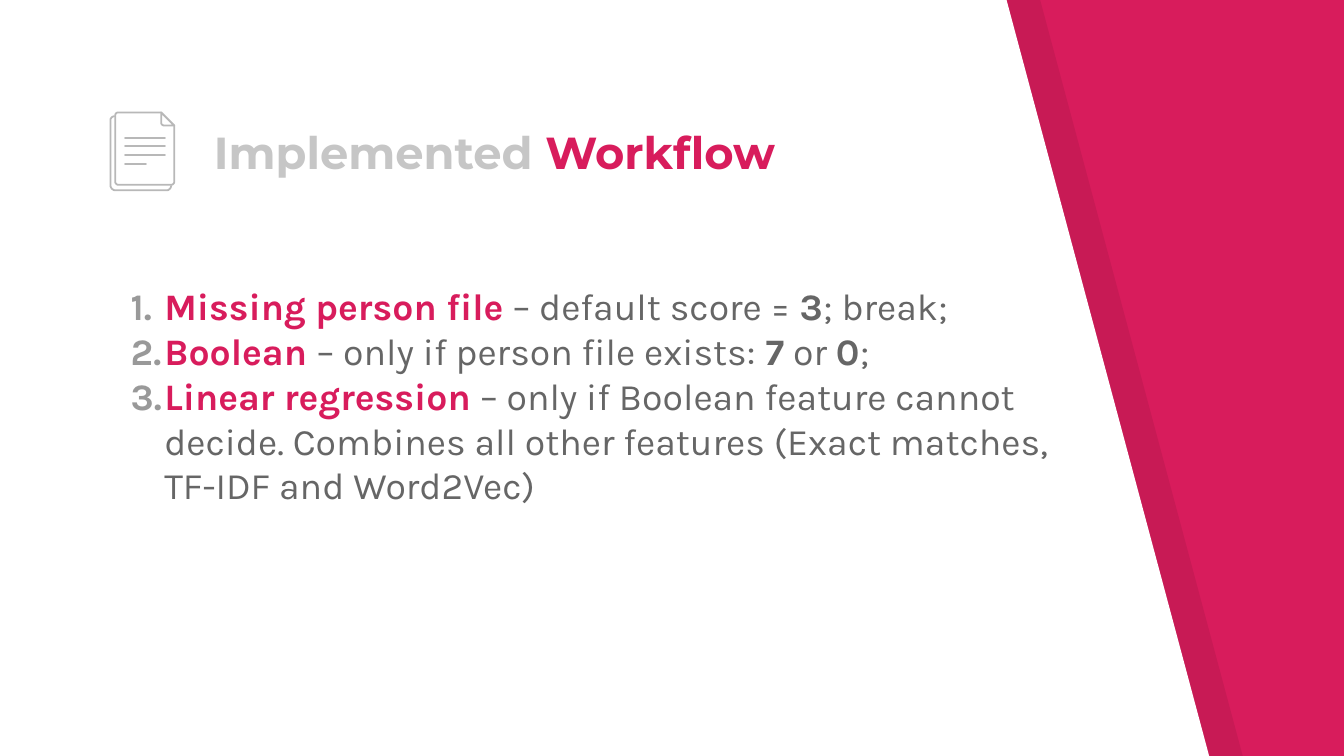
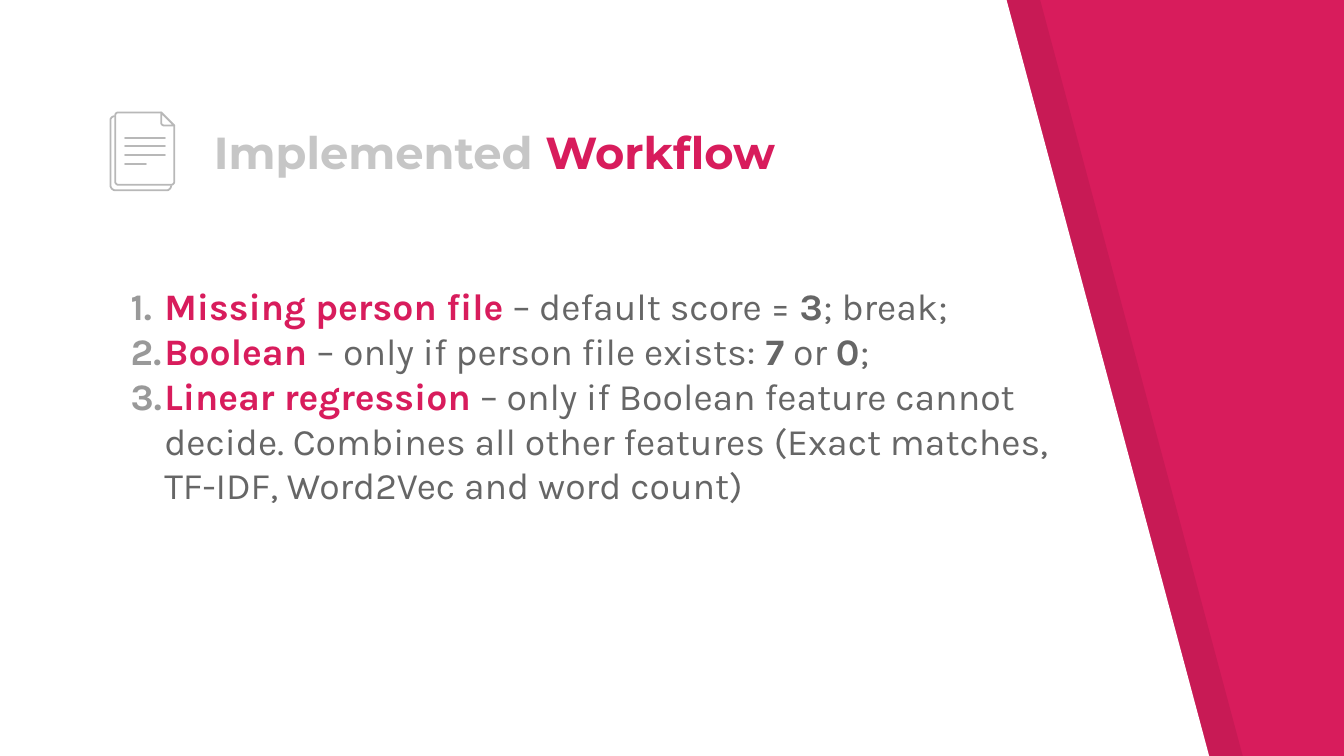
Before and after one commit to wsdm-cup-2017/goosefoot, a slide deck: slide 10 of docs/wsdm.pptx. Drawn at 1344x756 pixels with LibreOffice and Linux fonts; fonts in the diff are those of the drawing. Boxes give left, top, right and bottom in pixels: in the first picture for what was removed or moved away, otherwise in the second. Text is boxed around its words. In the diff, an @@ line names an element or a change of style, - is before the commit and + after.

Commit message:
Added two newly implemented features in the presentation

```diff
--- a/docs/wsdm.pptx
+++ b/docs/wsdm.pptx
@@ text at (131, 383, 1048, 503): text changed @@
-3. Linear regression – only if Boolean feature cannot decide. Combines all other features (Exact matches, TF-IDF and Word2Vec)
+3. Linear regression – only if Boolean feature cannot decide. Combines all other features (Exact matches, TF-IDF, Word2Vec and word count)
```
Also in this commit, not shown: 5 other slides changed.
